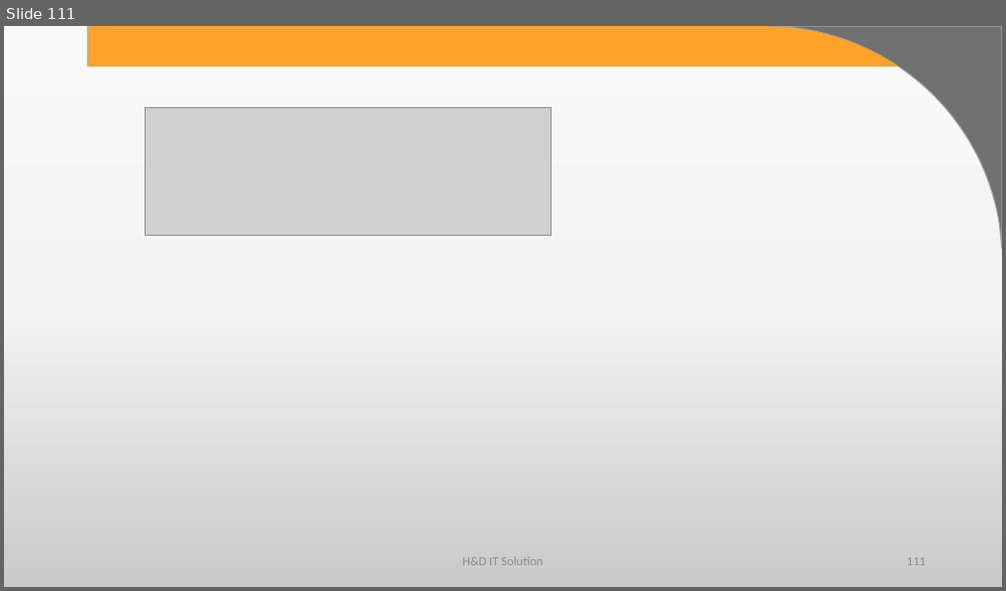
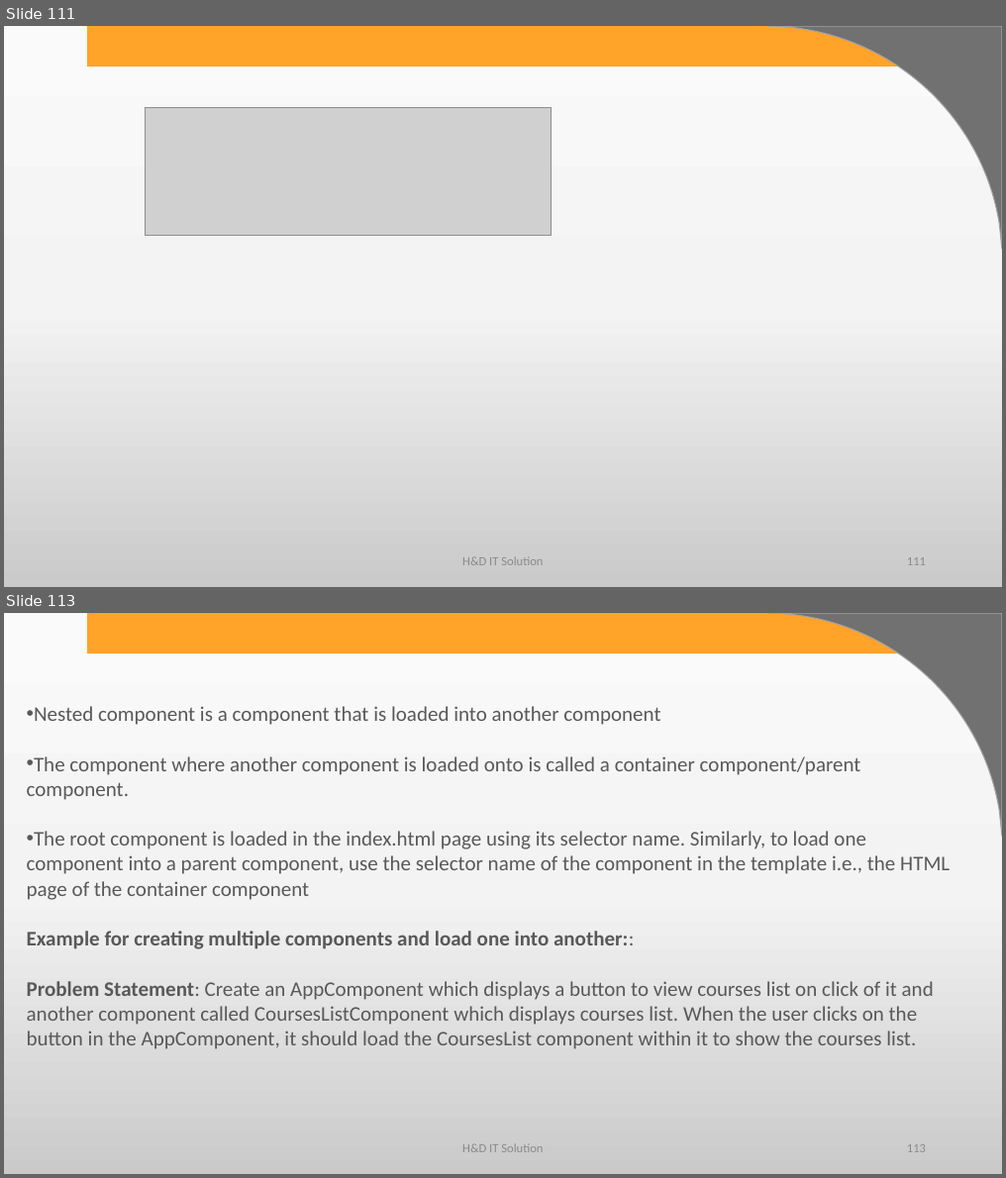
Before and after one commit to harshadasawant/infiniteAngular, a slide deck: ppt/ANGULAR.pptx. Shown one above the other, each under a label of ours: slide 111 before the commit, slides 111 and 113 after it; the slides between them are not shown. The pictures are 1006x591 and 1006x1178 pixels, drawn with LibreOffice and Linux fonts; fonts in the diff are those of the drawing; grey boxes stand for pictures; background and template pictures are left out. Boxes give left, top, right and bottom in pixels: in the first picture for what was removed or moved away, otherwise in the second. Text is boxed around its words. In the diff, an @@ line names an element or a change of style, - is before the commit and + after.

Commit message:
nested component

```diff
--- a/ppt/ANGULAR.pptx
+++ b/ppt/ANGULAR.pptx
@@ slide 113 added at (x1=4, y1=613, x2=1002, y2=1174), background gradient #FBFBFB to #F4F4F4 to #CBCBCB; not listed: 2 template elements that a slide beside it also shows @@
@@ text added at (x1=27, y1=706, x2=949, y2=1050), 20 pt, text #595959 @@
+• Nested component is a component that is loaded into another component
+• The component where another component is loaded onto is called a container component/parent component.
+• The root component is loaded in the index.html page using its selector name. Similarly, to load one component into a parent component, use the selector name of the component in the template i.e., the HTML page of the container component
+Example for creating multiple components and load one into another::
+Problem Statement: Create an AppComponent which displays a button to view courses list on click of it and another component called CoursesListComponent which displays courses list. When the user clicks on the button in the AppComponent, it should load the CoursesList component within it to show the courses list.
@@ text added at (x1=462, y1=1145, x2=543, y2=1153), 12 pt, text #8C8C8C @@
+H&D IT Solution
@@ page number added at (x1=907, y1=1145, x2=926, y2=1153), 12 pt, text #8C8C8C @@
+113
```
Also in this commit, not shown: 21 other slides added, 7 other files.
